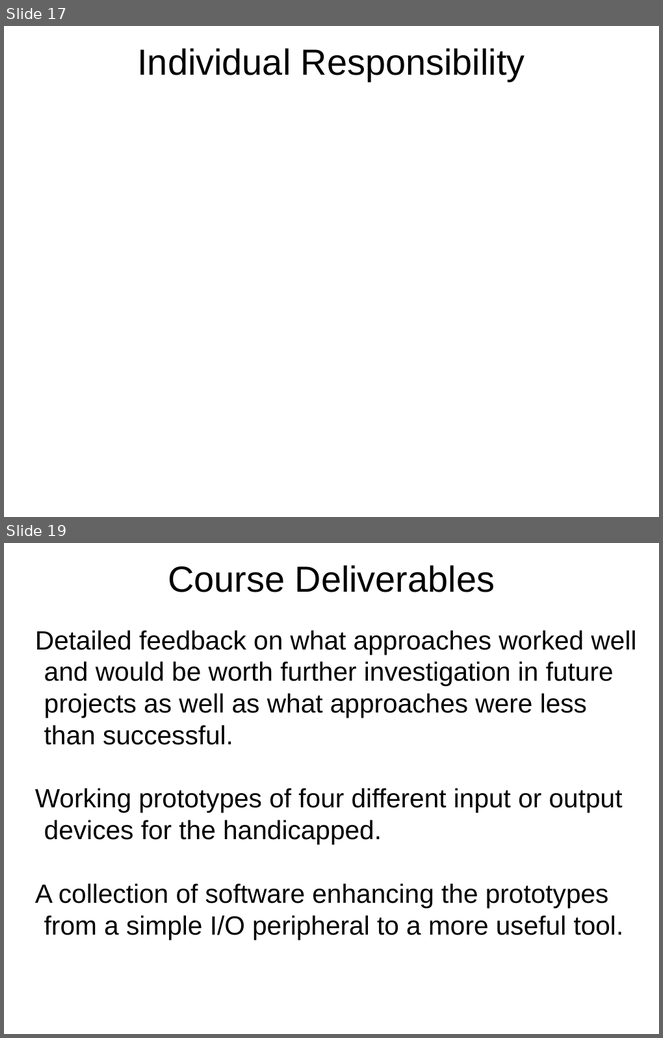
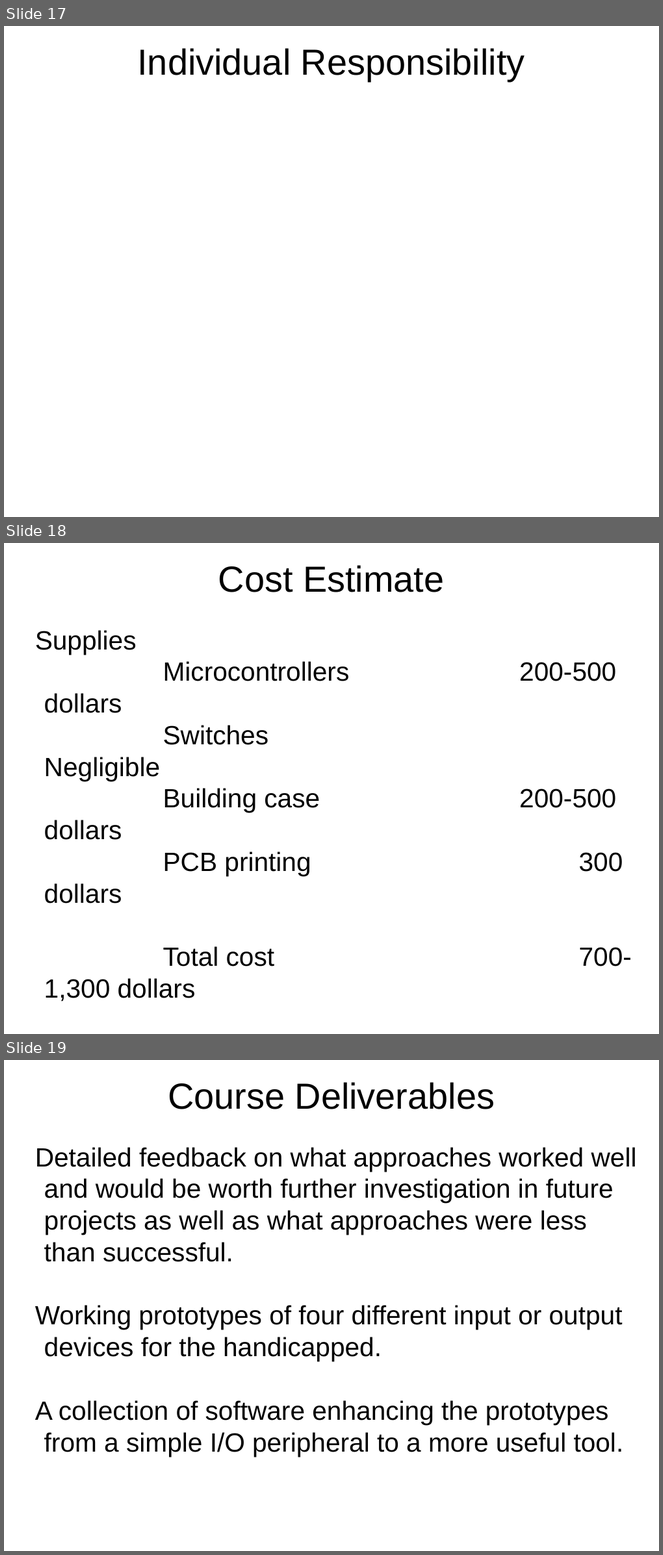
Before and after one commit to ctag/cpe495, a slide deck: projectProposal/presentation_Mike.pptx. Shown one above the other, each under a label of ours: slides 17 and 19 before the commit, slides 17, 18 and 19 after it; the slides between them are not shown. The pictures are 663x1038 and 663x1555 pixels, drawn with LibreOffice and Linux fonts; fonts in the diff are those of the drawing. Boxes give left, top, right and bottom in pixels: in the first picture for what was removed or moved away, otherwise in the second. Text is boxed around its words. In the diff, an @@ line names an element or a change of style, - is before the commit and + after.

Commit message:
Edited slides on self-interest and on cost estimate, cost estimate NEEDS to be reviewed before we present.

```diff
--- a/projectProposal/presentation_Mike.pptx
+++ b/projectProposal/presentation_Mike.pptx
@@ slide 18 added at [4,543,659,1034], background #FFFFFF @@
@@ title added at [218,565,444,592], 44 pt, text #000000 @@
+Cost Estimate
@@ text added at [35,630,623,1002], 32 pt, text #000000 @@
+Supplies
+Microcontrollers 200-500 dollars
+Switches Negligible
+Building case 200-500 dollars
+PCB printing 300 dollars
+Total cost 700-1,300 dollars
```
Also in this commit, not shown: 2 slides changed, 1 slide removed.
